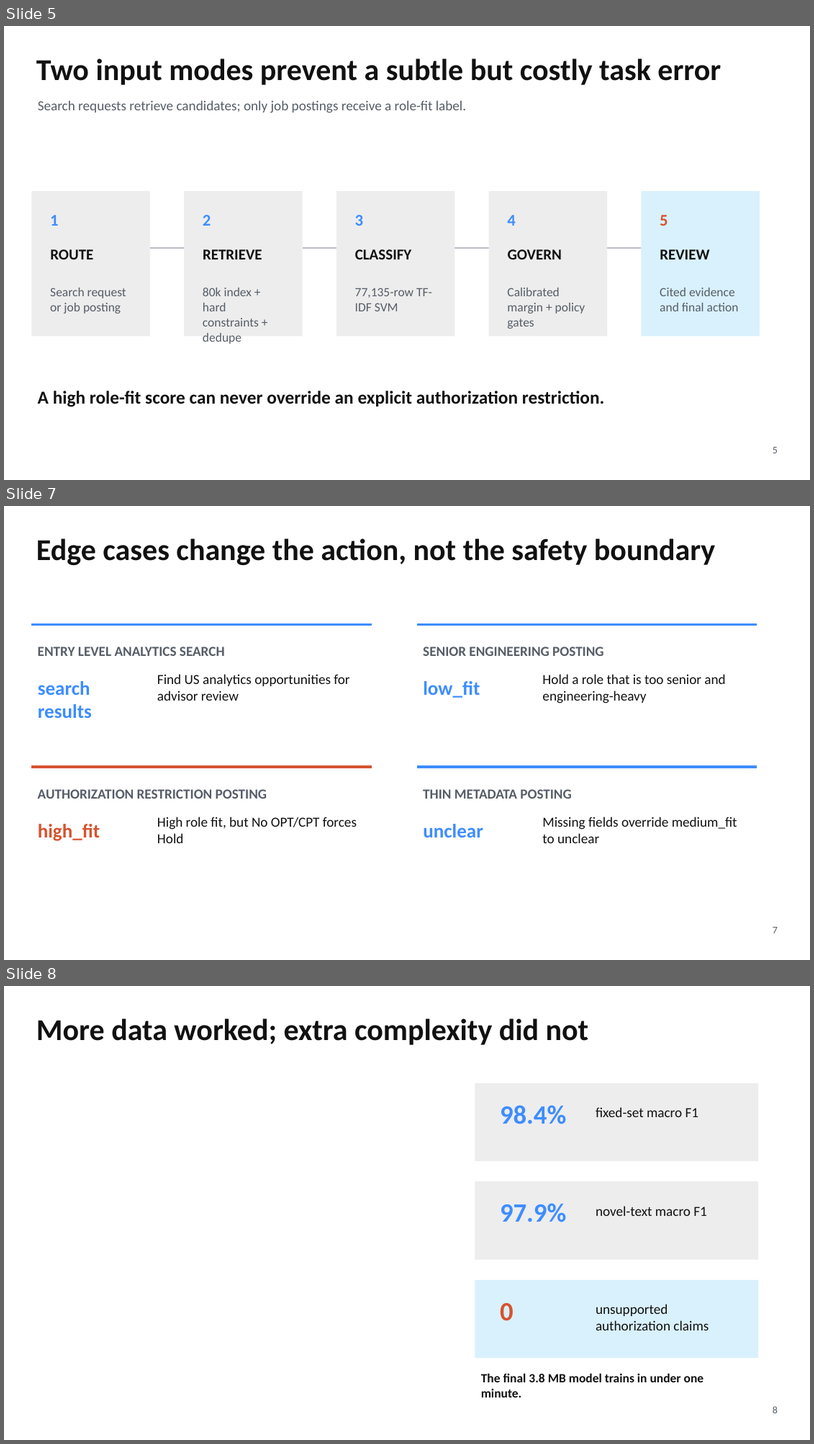
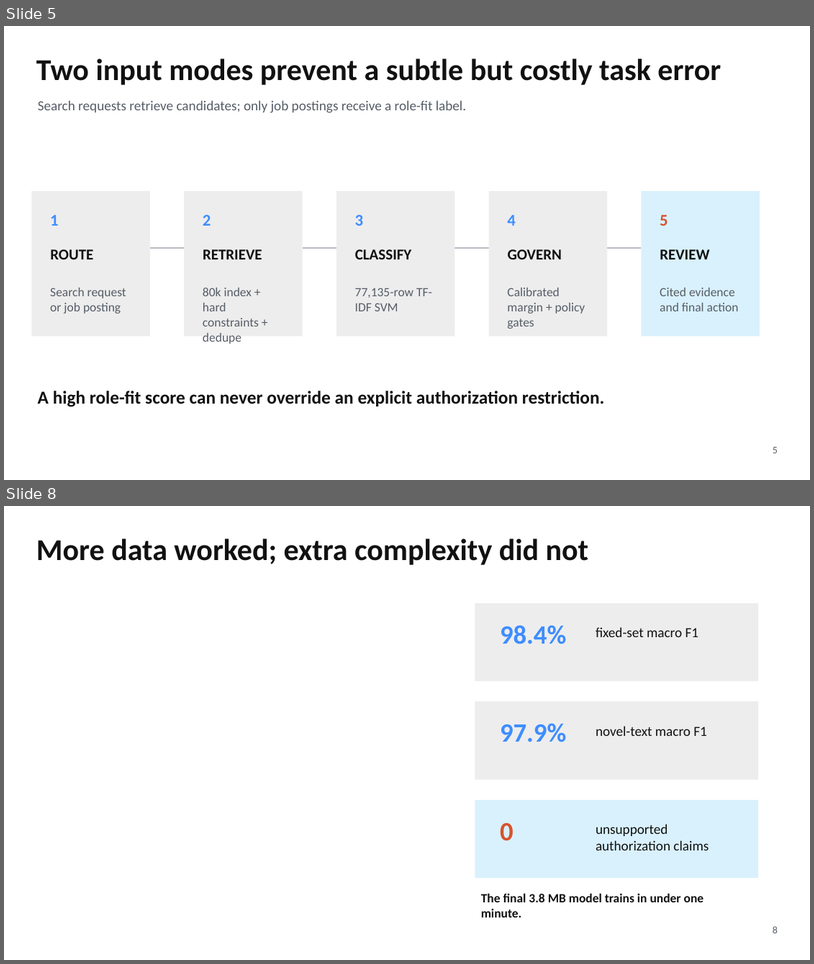
Before and after one commit to Kongbai815/job-matching-nlp, a slide deck: slides/MSBA_Job_Matching_Final_Deck.pptx. Shown one above the other, each under a label of ours: slides 5, 7 and 8 before the commit, slides 5 and 8 after it; the slides between them are not shown. The pictures are 814x1444 and 814x964 pixels, drawn with LibreOffice and Linux fonts; fonts in the diff are those of the drawing. Boxes give left, top, right and bottom in pixels: in the first picture for what was removed or moved away, otherwise in the second. Text is boxed around its words. In the diff, an @@ line names an element or a change of style, - is before the commit and + after.

```diff
--- a/slides/MSBA_Job_Matching_Final_Deck.pptx
+++ b/slides/MSBA_Job_Matching_Final_Deck.pptx
@@ slide 7 removed at (x1=4, y1=506, x2=810, y2=960), background #FFFFFF @@
@@ text removed at (x1=36, y1=538, x2=715, y2=565) @@
-Edge cases change the action, not the safety boundary
@@ line removed from (32, 625) to (372, 625) @@
@@ line removed from (417, 625) to (758, 625) @@
@@ text removed at (x1=38, y1=646, x2=225, y2=656) @@
-ENTRY LEVEL ANALYTICS SEARCH
@@ text removed at (x1=423, y1=646, x2=604, y2=656) @@
-SENIOR ENGINEERING POSTING
@@ text removed at (x1=157, y1=674, x2=350, y2=700) @@
-Find US analytics opportunities for advisor review
@@ text removed at (x1=543, y1=674, x2=725, y2=703) @@
-Hold a role that is too senior and engineering-heavy
@@ text removed at (x1=38, y1=681, x2=92, y2=718) @@
-search results
@@ text removed at (x1=423, y1=681, x2=480, y2=698) @@
-low_fit
@@ line removed from (32, 767) to (372, 767) @@
@@ line removed from (417, 767) to (758, 767) @@
@@ text removed at (x1=38, y1=789, x2=268, y2=798) @@
-AUTHORIZATION RESTRICTION POSTING
@@ text removed at (x1=423, y1=789, x2=572, y2=798) @@
-THIN METADATA POSTING
@@ text removed at (x1=38, y1=824, x2=100, y2=841) @@
-high_fit
@@ text removed at (x1=157, y1=816, x2=357, y2=843) @@
-High role fit, but No OPT/CPT forces Hold
@@ text removed at (x1=423, y1=824, x2=484, y2=837) @@
-unclear
@@ text removed at (x1=543, y1=816, x2=738, y2=843) @@
-Missing fields override medium_fit to unclear
@@ text removed at (x1=773, y1=926, x2=778, y2=933) @@
-7
```
Also in this commit, not shown: 2 slides changed, 3 slides added, 2 other slides removed, 2 other files.
